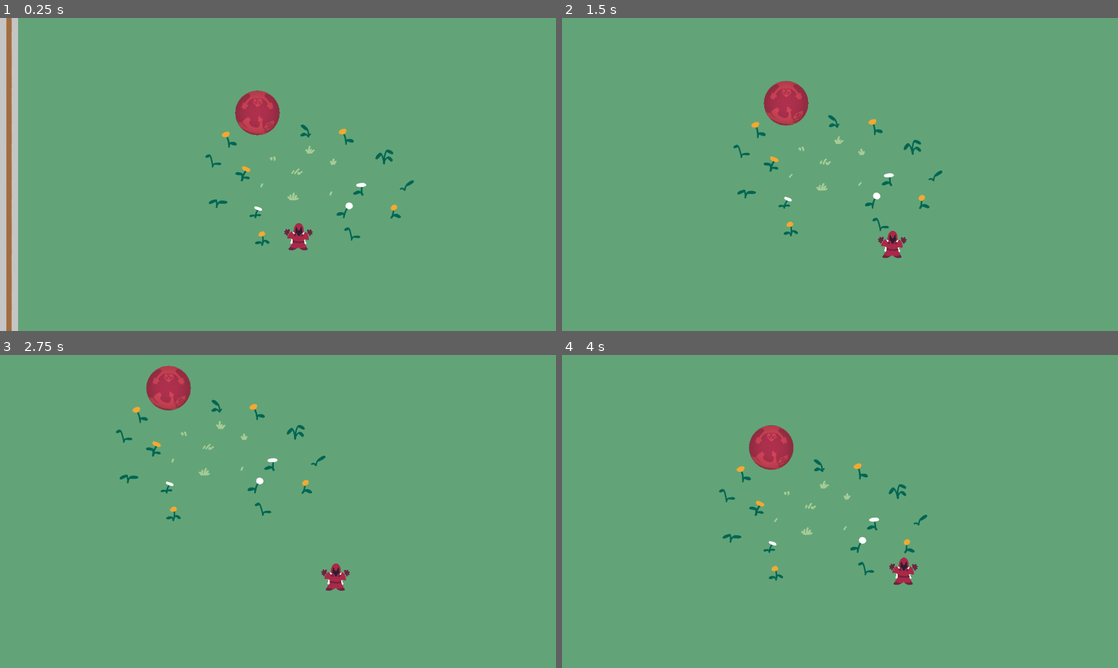
Above: before the commit, frames 1-4 (two rows, left to right).
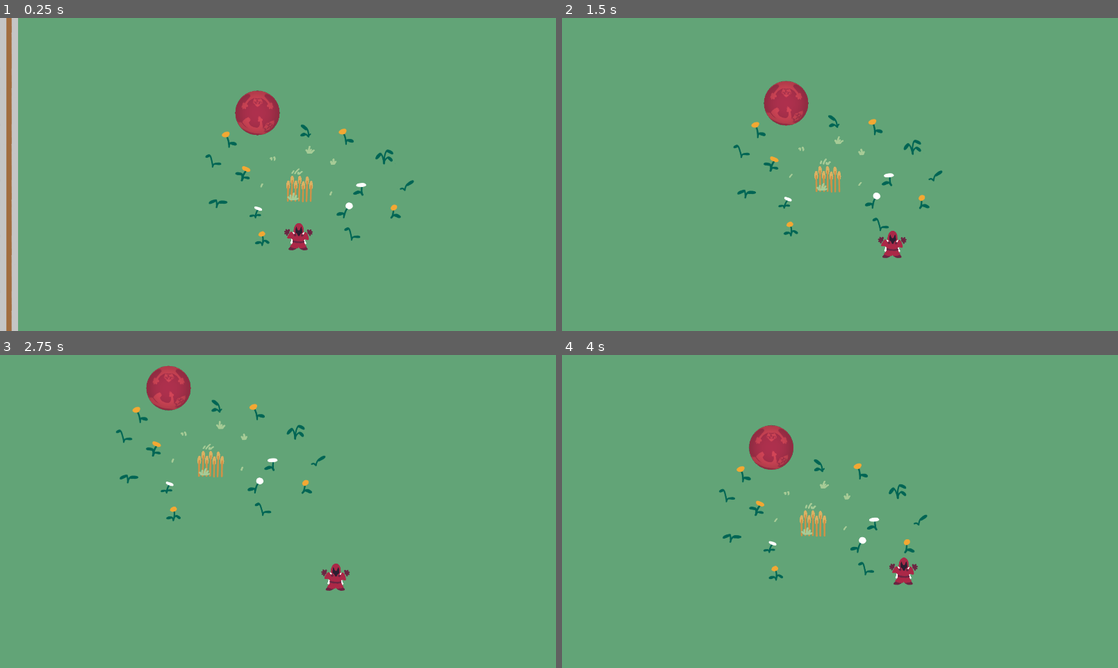
Above: after the commit, the same moments.

Repository: Hangover-Sunshine/KATAMARI-MEATBALL
Game: Godot game, scene res://scenes/Menus/ArtTest3.tscn
Two runs of this game, one before a commit and one after it. Both use one fixed random seed, a clock stepped at 60 frames per second and the inputs below. This scene is started directly instead of the project's main scene.
Inputs (mouse positions are in pixels of both pictures, inside the frame that each line leads up to):
- Up to frame 1 (0.25 s): no input
- Up to frame 2 (1.5 s): tap Enter at 0.5 s; move the mouse to (962, 158) at 0.52 s; hold D (WalkRight) 0.53-1.28 s; click (962, 158) at 0.67 s; move the mouse to (728, 190) at 1.27 s; hold S (WalkDown) from 1.28 s (still down)
- Up to frame 3 (2.75 s): move the mouse to (333, 442) at 2.02 s; release S (WalkDown) at 2.03 s; hold D (WalkRight) from 2.03 s (still down)
- Up to frame 4 (4 s): move the mouse to (812, 574) at 2.77 s; release D (WalkRight) at 2.78 s; hold W (WalkUp) 2.78-3.53 s; click (812, 574) at 2.92 s; move the mouse to (1006, 558) at 3.52 s; hold A (WalkLeft) from 3.53 s (still down)

The runs differ from the first frame. In frame 1, 0.2% of the frame differs, in the area x 51-57%, y 50-59%; in frame 2, 0.2%; in frame 3, 0.2%; in frame 4, 0.2%, in the area x 42-48%, y 49-59%.

Commit message:
Bush and wheat prog

Diff:
--- a/prefabs/environment/plants/bush.tscn
+++ b/prefabs/environment/plants/bush.tscn
@@ -1,28 +1,51 @@
 [gd_scene load_steps=9 format=3 uid="uid://dghmc5c6cf1vg"]
 
-[ext_resource type="Script" path="res://scripts/environment/DestrucibleBuilding.gd" id="1_u3bku"]
+[ext_resource type="Script" path="res://scripts/environment/props/Destruct_Plant.gd" id="1_55slv"]
 [ext_resource type="Texture2D" uid="uid://bnhypn7lscor3" path="res://assets/props/plant/Prop_Bush_128by128.png" id="2_o61sg"]
 [ext_resource type="PackedScene" uid="uid://clxj6e3uk2skn" path="res://prefabs/particles/fx_explode_leaf_smoll.tscn" id="3_i72o5"]
 
 [sub_resource type="CircleShape2D" id="CircleShape2D_20etb"]
 radius = 27.6586
 
-[sub_resource type="Animation" id="Animation_d1kn4"]
-resource_name = "Wind"
-length = 3.0
-loop_mode = 1
+[sub_resource type="Animation" id="Animation_3iaf8"]
+resource_name = "Destroy"
+length = 0.25
 step = 0.05
 tracks/0/type = "value"
 tracks/0/imported = false
 tracks/0/enabled = true
-tracks/0/path = NodePath("Bush:skew")
-tracks/0/interp = 2
+tracks/0/path = NodePath("Plant:scale")
+tracks/0/interp = 1
 tracks/0/loop_wrap = true
 tracks/0/keys = {
-"times": PackedFloat32Array(0, 1.5, 3),
+"times": PackedFloat32Array(0, 0.05, 0.25),
 "transitions": PackedFloat32Array(1, 1, 1),
 "update": 0,
-"values": [0.0, 0.0436332, 0.0]
+"values": [Vector2(1, 1), Vector2(1, 1.1), Vector2(1, 1e-05)]
+}
+tracks/1/type = "value"
+tracks/1/imported = false
+tracks/1/enabled = true
+tracks/1/path = NodePath("Explode:emitting")
+tracks/1/interp = 1
+tracks/1/loop_wrap = true
+tracks/1/keys = {
+"times": PackedFloat32Array(0),
+"transitions": PackedFloat32Array(1),
+"update": 1,
+"values": [true]
+}
+tracks/2/type = "value"
+tracks/2/imported = false
+tracks/2/enabled = true
+tracks/2/path = NodePath("Plant:visible")
+tracks/2/interp = 1
+tracks/2/loop_wrap = true
+tracks/2/keys = {
+"times": PackedFloat32Array(0.25),
+"transitions": PackedFloat32Array(1),
+"update": 1,
+"values": [false]
 }
 
 [sub_resource type="Animation" id="Animation_0cfxl"]
@@ -30,7 +53,7 @@
 tracks/0/type = "value"
 tracks/0/imported = false
 tracks/0/enabled = true
-tracks/0/path = NodePath("Bush:skew")
+tracks/0/path = NodePath("Plant:skew")
 tracks/0/interp = 1
 tracks/0/loop_wrap = true
 tracks/0/keys = {
@@ -42,7 +65,7 @@
 tracks/1/type = "value"
 tracks/1/imported = false
 tracks/1/enabled = true
-tracks/1/path = NodePath("Bush:scale")
+tracks/1/path = NodePath("Plant:scale")
 tracks/1/interp = 1
 tracks/1/loop_wrap = true
 tracks/1/keys = {
@@ -54,7 +77,7 @@
 tracks/2/type = "value"
 tracks/2/imported = false
 tracks/2/enabled = true
-tracks/2/path = NodePath("FX_Explode_Leaf_Smoll:emitting")
+tracks/2/path = NodePath("Explode:emitting")
 tracks/2/interp = 1
 tracks/2/loop_wrap = true
 tracks/2/keys = {
@@ -63,34 +86,35 @@
 "update": 1,
 "values": [false]
 }
+tracks/3/type = "value"
+tracks/3/imported = false
+tracks/3/enabled = true
+tracks/3/path = NodePath("Plant:visible")
+tracks/3/interp = 1
+tracks/3/loop_wrap = true
+tracks/3/keys = {
+"times": PackedFloat32Array(0),
+"transitions": PackedFloat32Array(1),
+"update": 1,
+"values": [true]
+}
 
-[sub_resource type="Animation" id="Animation_3iaf8"]
-resource_name = "Destroy"
-length = 0.25
+[sub_resource type="Animation" id="Animation_d1kn4"]
+resource_name = "Wind"
+length = 3.0
+loop_mode = 1
 step = 0.05
 tracks/0/type = "value"
 tracks/0/imported = false
 tracks/0/enabled = true
-tracks/0/path = NodePath("Bush:scale")
-tracks/0/interp = 1
+tracks/0/path = NodePath("Plant:skew")
+tracks/0/interp = 2
 tracks/0/loop_wrap = true
 tracks/0/keys = {
-"times": PackedFloat32Array(0, 0.05, 0.25),
+"times": PackedFloat32Array(0, 1.5, 3),
 "transitions": PackedFloat32Array(1, 1, 1),
 "update": 0,
-"values": [Vector2(1, 1), Vector2(1, 1.1), Vector2(1, 1e-05)]
-}
-tracks/1/type = "value"
-tracks/1/imported = false
-tracks/1/enabled = true
-tracks/1/path = NodePath("FX_Explode_Leaf_Smoll:emitting")
-tracks/1/interp = 1
-tracks/1/loop_wrap = true
-tracks/1/keys = {
-"times": PackedFloat32Array(0),
-"transitions": PackedFloat32Array(1),
-"update": 1,
-"values": [true]
+"values": [0.0, 0.0436332, 0.0]
 }
 
 [sub_resource type="AnimationLibrary" id="AnimationLibrary_pv2jf"]
@@ -101,9 +125,13 @@
 }
 
 [node name="Bush" type="StaticBody2D"]
-script = ExtResource("1_u3bku")
+collision_layer = 288
+script = ExtResource("1_55slv")
+MinScoreThreshold = 0.0
+MinVelocityThreshold = 0.0
+VelocityReduction = 0.01
 
-[node name="Bush" type="Sprite2D" parent="."]
+[node name="Plant" type="Sprite2D" parent="."]
 texture = ExtResource("2_o61sg")
 offset = Vector2(0, -47)
 hframes = 3
@@ -113,7 +141,7 @@
 position = Vector2(0, -28)
 shape = SubResource("CircleShape2D_20etb")
 
-[node name="FX_Explode_Leaf_Smoll" parent="." instance=ExtResource("3_i72o5")]
+[node name="Explode" parent="." instance=ExtResource("3_i72o5")]
 position = Vector2(0, -28)
 
 [node name="AnimationPlayer" type="AnimationPlayer" parent="."]
--- a/prefabs/environment/plants/wheat.tscn
+++ b/prefabs/environment/plants/wheat.tscn
@@ -1,43 +1,36 @@
-[gd_scene load_steps=8 format=3 uid="uid://c4amcxhq83aq0"]
+[gd_scene load_steps=9 format=3 uid="uid://c4amcxhq83aq0"]
 
-[ext_resource type="Script" path="res://scripts/environment/DestrucibleBuilding.gd" id="1_7q17b"]
 [ext_resource type="Texture2D" uid="uid://cfobmgy635c8a" path="res://assets/props/plant/Prop_Wheat.png" id="1_fa7yq"]
+[ext_resource type="Script" path="res://scripts/environment/props/Destruct_Plant.gd" id="1_veaka"]
+[ext_resource type="PackedScene" uid="uid://bb85pxc1grb1y" path="res://prefabs/particles/fx_explode_wheat_smoll.tscn" id="3_v852h"]
 
-[sub_resource type="Animation" id="Animation_rton8"]
-resource_name = "Destroy"
-length = 0.25
-step = 0.01
+[sub_resource type="CircleShape2D" id="CircleShape2D_xt3u2"]
+radius = 9.5839
+
+[sub_resource type="Animation" id="Animation_d1t27"]
+resource_name = "Wind"
+length = 3.0
+loop_mode = 1
+step = 0.05
 tracks/0/type = "value"
 tracks/0/imported = false
 tracks/0/enabled = true
-tracks/0/path = NodePath("Wheat:scale")
-tracks/0/interp = 1
+tracks/0/path = NodePath("Plant:skew")
+tracks/0/interp = 2
 tracks/0/loop_wrap = true
 tracks/0/keys = {
-"times": PackedFloat32Array(0, 0.05, 0.2, 0.25),
-"transitions": PackedFloat32Array(1, 1, 1, 1),
+"times": PackedFloat32Array(0, 1.5, 3),
+"transitions": PackedFloat32Array(1, 1, 1),
 "update": 0,
-"values": [Vector2(1, 1), Vector2(1, 1.25), Vector2(1, 1e-05), Vector2(1, 1)]
-}
-tracks/1/type = "value"
-tracks/1/imported = false
-tracks/1/enabled = true
-tracks/1/path = NodePath("Wheat:frame")
-tracks/1/interp = 1
-tracks/1/loop_wrap = true
-tracks/1/keys = {
-"times": PackedFloat32Array(0, 0.2),
-"transitions": PackedFloat32Array(1, 1),
-"update": 1,
-"values": [0, 1]
+"values": [0.0, 0.0436332, 0.0]
 }
 
-[sub_resource type="Animation" id="Animation_0dj3d"]
+[sub_resource type="Animation" id="Animation_krpgb"]
 length = 0.001
 tracks/0/type = "value"
 tracks/0/imported = false
 tracks/0/enabled = true
-tracks/0/path = NodePath("Wheat:skew")
+tracks/0/path = NodePath("Plant:skew")
 tracks/0/interp = 1
 tracks/0/loop_wrap = true
 tracks/0/keys = {
@@ -49,73 +42,108 @@
 tracks/1/type = "value"
 tracks/1/imported = false
 tracks/1/enabled = true
-tracks/1/path = NodePath("Wheat:frame")
+tracks/1/path = NodePath("Plant:scale")
 tracks/1/interp = 1
 tracks/1/loop_wrap = true
 tracks/1/keys = {
 "times": PackedFloat32Array(0),
 "transitions": PackedFloat32Array(1),
-"update": 1,
-"values": [0]
+"update": 0,
+"values": [Vector2(1, 1)]
 }
 tracks/2/type = "value"
 tracks/2/imported = false
 tracks/2/enabled = true
-tracks/2/path = NodePath("Wheat:scale")
+tracks/2/path = NodePath("Plant:frame")
 tracks/2/interp = 1
 tracks/2/loop_wrap = true
 tracks/2/keys = {
 "times": PackedFloat32Array(0),
 "transitions": PackedFloat32Array(1),
-"update": 0,
-"values": [Vector2(1, 1)]
+"update": 1,
+"values": [0]
+}
+tracks/3/type = "value"
+tracks/3/imported = false
+tracks/3/enabled = true
+tracks/3/path = NodePath("Explode:emitting")
+tracks/3/interp = 1
+tracks/3/loop_wrap = true
+tracks/3/keys = {
+"times": PackedFloat32Array(0),
+"transitions": PackedFloat32Array(1),
+"update": 1,
+"values": [false]
 }
 
-[sub_resource type="Animation" id="Animation_wk5xu"]
-resource_name = "Wind"
-length = 3.0
-loop_mode = 1
+[sub_resource type="Animation" id="Animation_s2xcm"]
+resource_name = "Destroy"
+length = 0.25
+step = 0.05
 tracks/0/type = "value"
 tracks/0/imported = false
 tracks/0/enabled = true
-tracks/0/path = NodePath("Wheat:skew")
-tracks/0/interp = 2
+tracks/0/path = NodePath("Plant:scale")
+tracks/0/interp = 1
 tracks/0/loop_wrap = true
 tracks/0/keys = {
-"times": PackedFloat32Array(0, 1.5, 3),
-"transitions": PackedFloat32Array(1, 1, 1),
+"times": PackedFloat32Array(0, 0.05, 0.2, 0.25),
+"transitions": PackedFloat32Array(1, 1, 1, 1),
 "update": 0,
-"values": [0.0, 0.0436332, 0.0]
+"values": [Vector2(1, 1), Vector2(1, 1.1), Vector2(1, 1e-05), Vector2(1, 1)]
+}
+tracks/1/type = "value"
+tracks/1/imported = false
+tracks/1/enabled = true
+tracks/1/path = NodePath("Plant:frame")
+tracks/1/interp = 1
+tracks/1/loop_wrap = true
+tracks/1/keys = {
+"times": PackedFloat32Array(0, 0.2),
+"transitions": PackedFloat32Array(1, 1),
+"update": 1,
+"values": [0, 1]
+}
+tracks/2/type = "value"
+tracks/2/imported = false
+tracks/2/enabled = true
+tracks/2/path = NodePath("Explode:emitting")
+tracks/2/interp = 1
+tracks/2/loop_wrap = true
+tracks/2/keys = {
+"times": PackedFloat32Array(0),
+"transitions": PackedFloat32Array(1),
+"update": 1,
+"values": [true]
 }
 
-[sub_resource type="AnimationLibrary" id="AnimationLibrary_fygi6"]
+[sub_resource type="AnimationLibrary" id="AnimationLibrary_vke3t"]
 _data = {
-"Destroy": SubResource("Animation_rton8"),
-"RESET": SubResource("Animation_0dj3d"),
-"Wind": SubResource("Animation_wk5xu")
+"Destroy": SubResource("Animation_s2xcm"),
+"RESET": SubResource("Animation_krpgb"),
+"Wind": SubResource("Animation_d1t27")
 }
 
-[sub_resource type="RectangleShape2D" id="RectangleShape2D_xusun"]
-size = Vector2(20, 19.7917)
+[node name="Wheat" type="StaticBody2D"]
+collision_layer = 288
+script = ExtResource("1_veaka")
+MinScoreThreshold = 1.0
+MinVelocityThreshold = 1.0
+VelocityReduction = 0.01
 
-[node name="Wheat" type="StaticBody2D"]
-script = ExtResource("1_7q17b")
-MinScoreThreshold = 0.0
-MinVelocityThreshold = 0.0
-
-[node name="Wheat" type="Node2D" parent="."]
-
-[node name="Wheat" type="Sprite2D" parent="Wheat"]
+[node name="Plant" type="Sprite2D" parent="."]
 texture = ExtResource("1_fa7yq")
 offset = Vector2(0, -40)
 hframes = 2
 
-[node name="AnimationPlayer" type="AnimationPlayer" parent="Wheat"]
+[node name="CollisionShape2D" type="CollisionShape2D" parent="."]
+position = Vector2(0, -41.4999)
+scale = Vector2(4.8, 4.8)
+shape = SubResource("CircleShape2D_xt3u2")
+
+[node name="Explode" parent="." instance=ExtResource("3_v852h")]
+
+[node name="AnimationPlayer" type="AnimationPlayer" parent="."]
 libraries = {
-"": SubResource("AnimationLibrary_fygi6")
+"": SubResource("AnimationLibrary_vke3t")
 }
-
-[node name="CollisionShape2D" type="CollisionShape2D" parent="."]
-position = Vector2(0, -41.5)
-scale = Vector2(4.8, 4.8)
-shape = SubResource("RectangleShape2D_xusun")
--- /dev/null
+++ b/prefabs/particles/fx_explode_wheat_smoll.tscn
@@ -0,0 +1,36 @@
+[gd_scene load_steps=5 format=3 uid="uid://bb85pxc1grb1y"]
+
+[ext_resource type="Texture2D" uid="uid://br4yvlq0v6wsy" path="res://assets/particle/Line.png" id="1_uxh1v"]
+
+[sub_resource type="Curve" id="Curve_3vswg"]
+_data = [Vector2(0, 1), 0.0, 0.0, 0, 0, Vector2(1, 1), 0.0, 0.0, 0, 0]
+point_count = 2
+
+[sub_resource type="Gradient" id="Gradient_gqmc7"]
+offsets = PackedFloat32Array(0.64, 1)
+colors = PackedColorArray(1, 1, 1, 1, 1, 1, 1, 0)
+
+[sub_resource type="Gradient" id="Gradient_38fph"]
+offsets = PackedFloat32Array(0.68, 1)
+colors = PackedColorArray(0.854902, 0.694118, 0.388235, 1, 0.807843, 0.572549, 0.282353, 1)
+
+[node name="FX_Explode_Wheat_Smoll" type="CPUParticles2D"]
+rotation = -1.5708
+emitting = false
+amount = 5
+one_shot = true
+explosiveness = 1.0
+lifetime_randomness = 0.25
+texture = ExtResource("1_uxh1v")
+emission_shape = 3
+emission_rect_extents = Vector2(1, 25)
+gravity = Vector2(0, 50)
+initial_velocity_min = 75.0
+initial_velocity_max = 100.0
+angular_velocity_min = -500.0
+angular_velocity_max = 500.0
+scale_amount_min = 0.5
+scale_amount_max = 0.5
+scale_amount_curve = SubResource("Curve_3vswg")
+color_ramp = SubResource("Gradient_gqmc7")
+color_initial_ramp = SubResource("Gradient_38fph")
--- a/scenes/Menus/ArtTest3.tscn
+++ b/scenes/Menus/ArtTest3.tscn
@@ -1,6 +1,7 @@
-[gd_scene load_steps=14 format=3 uid="uid://bxcmcebm3ig7i"]
+[gd_scene load_steps=15 format=3 uid="uid://bxcmcebm3ig7i"]
 
 [ext_resource type="PackedScene" uid="uid://dxqn3f5o6yd5q" path="res://prefabs/environment/plants/grass.tscn" id="2_lxk1y"]
+[ext_resource type="PackedScene" uid="uid://c4amcxhq83aq0" path="res://prefabs/environment/plants/wheat.tscn" id="4_yen7h"]
 [ext_resource type="PackedScene" uid="uid://co57ti7rlh7b4" path="res://prefabs/environment/plants/flower_a.tscn" id="8_q1rm4"]
 [ext_resource type="PackedScene" uid="uid://uctqmnwrjvi6" path="res://prefabs/environment/plants/flower_b.tscn" id="9_4lwh1"]
 [ext_resource type="PackedScene" uid="uid://dkmelr2eit6tc" path="res://prefabs/environment/plants/fern.tscn" id="10_j8rp5"]
@@ -96,6 +97,21 @@
 [node name="Flower A10" parent="." instance=ExtResource("10_j8rp5")]
 position = Vector2(-560, 25)
 
+[node name="Flower A11" parent="." instance=ExtResource("10_j8rp5")]
+position = Vector2(-574, -115)
+
+[node name="Flower A12" parent="." instance=ExtResource("10_j8rp5")]
+position = Vector2(-243, -219)
+
+[node name="Flower A13" parent="." instance=ExtResource("10_j8rp5")]
+position = Vector2(89, -35)
+
+[node name="Flower A14" parent="." instance=ExtResource("10_j8rp5")]
+position = Vector2(-94, 137)
+
+[node name="Wheat" parent="." instance=ExtResource("4_yen7h")]
+position = Vector2(-279, 4)
+
 [node name="Art" type="Node2D" parent="."]
 
 [node name="TileMap" type="TileMap" parent="Art"]
@@ -209,15 +225,3 @@
 position = Vector2(-0.5, 0)
 shape = SubResource("RectangleShape2D_kxqqo")
 debug_color = Color(0, 0.6, 0.701961, 0)
-
-[node name="Flower A11" parent="." instance=ExtResource("10_j8rp5")]
-position = Vector2(-574, -115)
-
-[node name="Flower A12" parent="." instance=ExtResource("10_j8rp5")]
-position = Vector2(-243, -219)
-
-[node name="Flower A13" parent="." instance=ExtResource("10_j8rp5")]
-position = Vector2(89, -35)
-
-[node name="Flower A14" parent="." instance=ExtResource("10_j8rp5")]
-position = Vector2(-94, 137)
--- /dev/null
+++ b/scripts/environment/props/Destruct_Plant.gd
@@ -0,0 +1,40 @@
+extends StaticBody2D
+class_name Destruct_Plant
+
+@onready var animation_player = $AnimationPlayer
+@onready var plant = $Plant
+
+@export var MinScoreThreshold:float = 500
+@export var MinVelocityThreshold:float = 3500
+@export_range(0.01, 1) var VelocityReduction:float = 0.6
+
+func _ready():
+	if plant.vframes > 1:
+		randomize_sprite()
+	blow_plant()
+	print(animation_player.get_queue())
+
+func destroy():
+	# can't interact with the world
+	collision_layer = 0
+	collision_mask = 0
+	# play the destruction particle
+	# hide the actual sprite
+	animation_player.stop(false)
+	animation_player.play("Destroy")
+	process_mode = Node.PROCESS_MODE_DISABLED
+	# show the destroyed ruins
+##
+
+func can_be_destroyed(velSize, score):
+	return velSize >= MinVelocityThreshold and score >= MinScoreThreshold
+##
+
+func randomize_sprite():
+	plant.frame = randf_range(0, (plant.hframes * plant.vframes) + 1)
+##
+
+func blow_plant():
+	animation_player.play("Wind")
+	var offset : float = randf_range(0, animation_player.current_animation_length)
+	animation_player.advance(offset)
